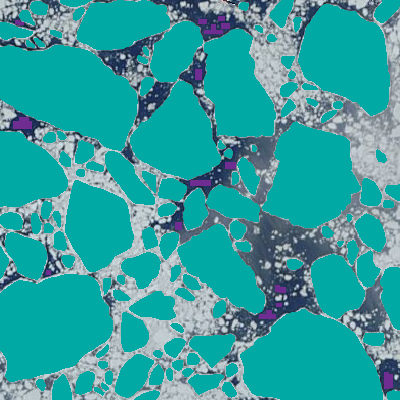
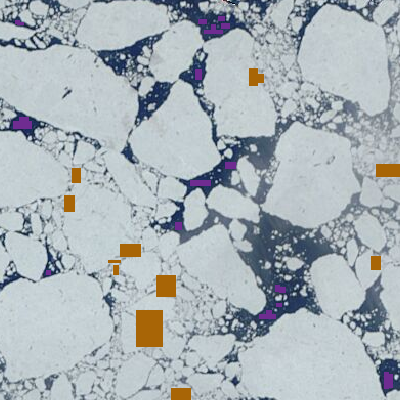
Layered file, before and after one edit (w=400, h=400). Changes by layer:
added layer "ice samples" (2nd of 2) above "water samples" over [left=64, top=68, right=400, bottom=400]
hid "ice floes" (2nd of 2) over [left=0, top=0, right=400, bottom=400]
